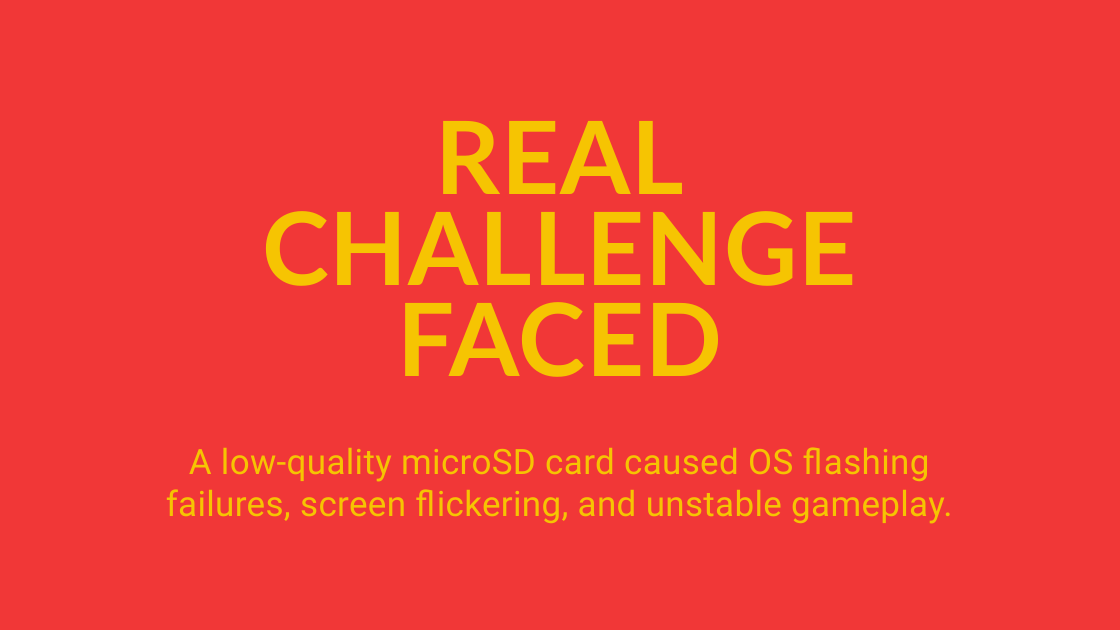
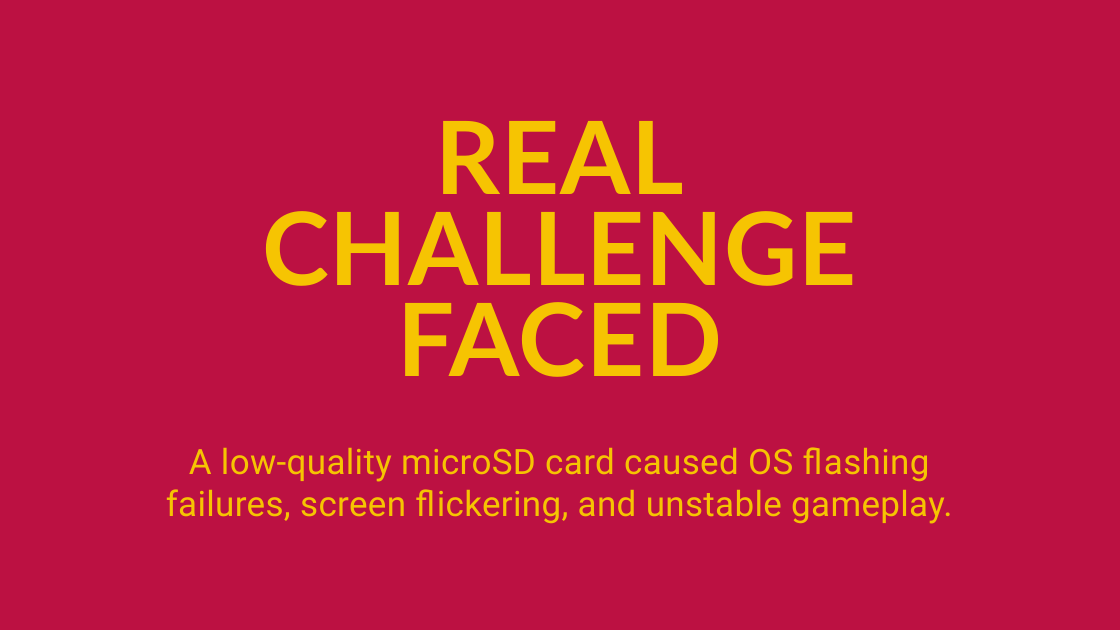
Before and after one commit to TheIllumi/BNU, a slide deck: slide 9 of SM5/Operating Systems Lab/Project/RetroPie - OS Lab - Project.pptx. Drawn at 1120x630 pixels with LibreOffice and Linux fonts; fonts in the diff are those of the drawing. Boxes give left, top, right and bottom in pixels: in the first picture for what was removed or moved away, otherwise in the second. Text is boxed around its words. In the diff, an @@ line names an element or a change of style, - is before the commit and + after.

```diff
--- a/SM5/Operating Systems Lab/Project/RetroPie - OS Lab - Project.pptx
+++ b/SM5/Operating Systems Lab/Project/RetroPie - OS Lab - Project.pptx
@@ background #F13737 to #BC1142 @@
```
Also in this commit, not shown: 1 other slide changed, 3 other files.
